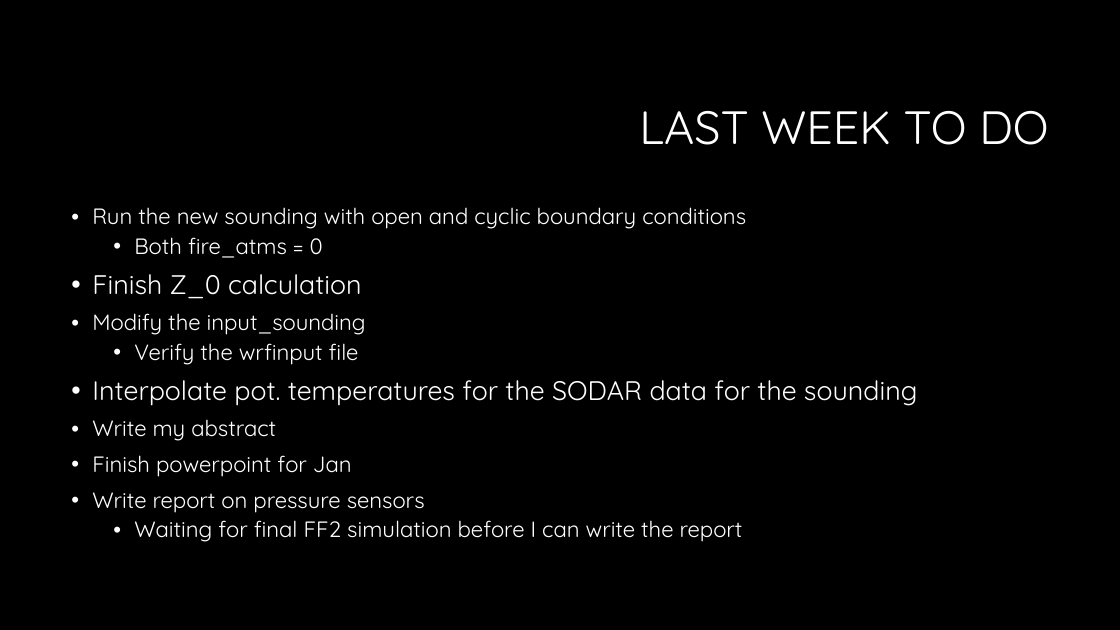
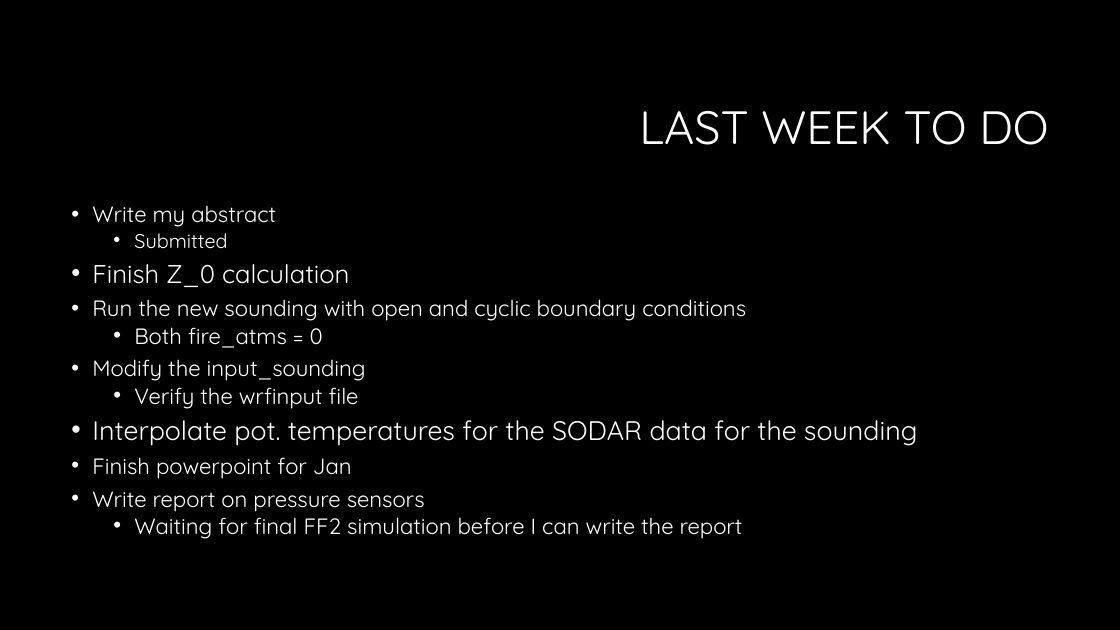
Before and after one commit to Jeremy-Benik/Meeting_Notes, a slide deck: slide 2 of 08262022_Presentation.pptx. Drawn at 1120x630 pixels with LibreOffice and Linux fonts; fonts in the diff are those of the drawing; background and template pictures are left out. Boxes give left, top, right and bottom in pixels: in the first picture for what was removed or moved away, otherwise in the second. Text is boxed around its words. In the diff, an @@ line names an element or a change of style, - is before the commit and + after.

Commit message:
Added my abstract

```diff
--- a/08262022_Presentation.pptx
+++ b/08262022_Presentation.pptx
@@ text at (92,205,350,287): paragraphs added @@
+• Write my abstract
+  • Submitted
+• Finish Z_0 calculation
@@ text at (92,274,362,299): paragraph removed @@
-• Finish Z_0 calculation
@@ text at (92,299,917,539): line spacing 0.9 to 0.8 @@
@@ text at (92,419,276,441): paragraph removed @@
-• Write my abstract
```
Also in this commit, not shown: 1 slide added.
